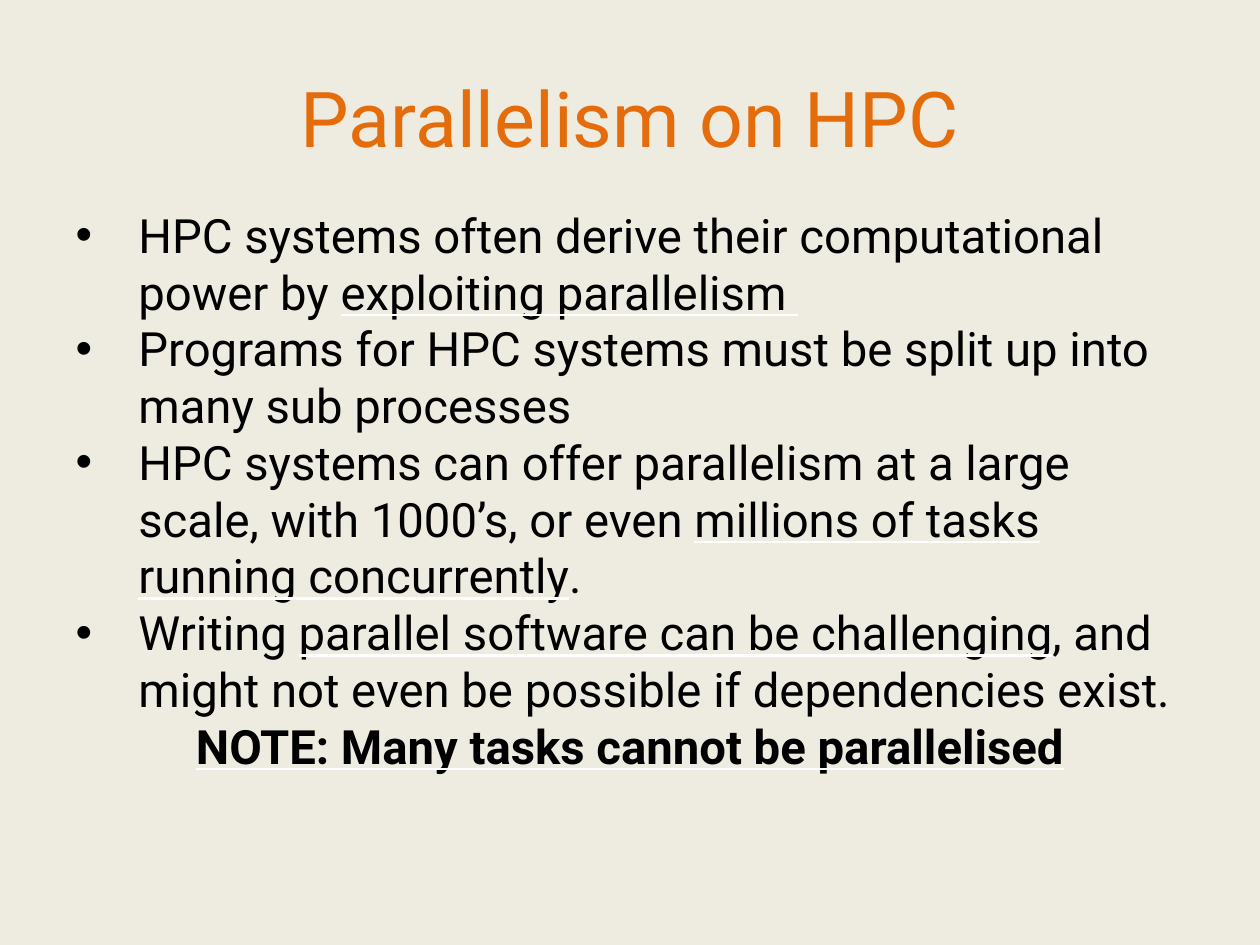
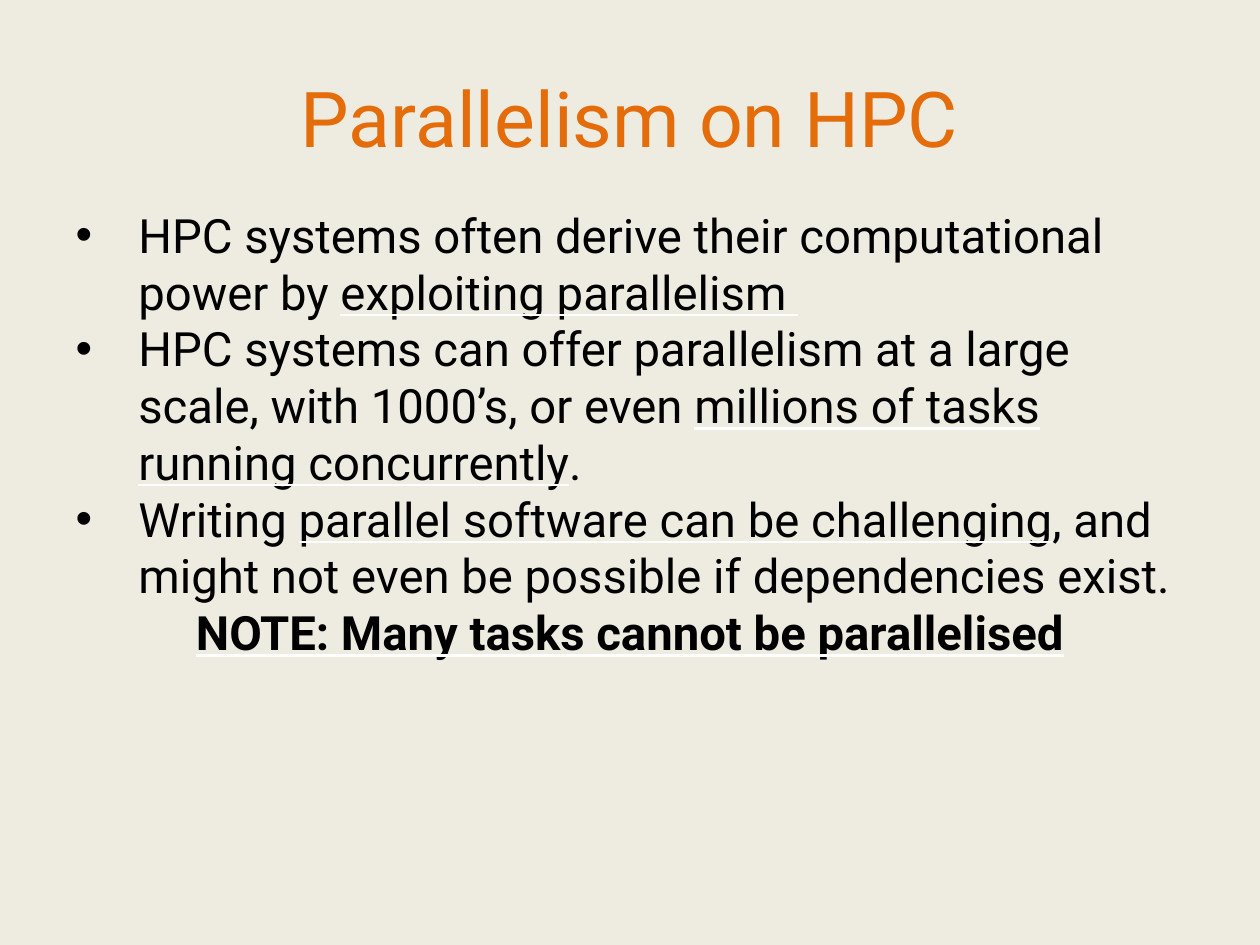
Before and after one commit to IntersectAustralia/TrainingMaterials, a slide deck: slide 3 of hpc1/03 HPC - Slides.pptx (slide 2 before the commit). Drawn at 1260x945 pixels with LibreOffice and Linux fonts; fonts in the diff are those of the drawing. Boxes give left, top, right and bottom in pixels: in the first picture for what was removed or moved away, otherwise in the second. Text is boxed around its words. In the diff, an @@ line names an element or a change of style, - is before the commit and + after.

```diff
--- a/hpc1/03 HPC - Slides.pptx
+++ b/hpc1/03 HPC - Slides.pptx
@@ text at (138,330,1149,433): paragraph removed @@
-• Programs for HPC systems must be split up into many sub processes
```
Also in this commit, not shown: 3 other slides changed, 3 slides removed, 1 other file.
